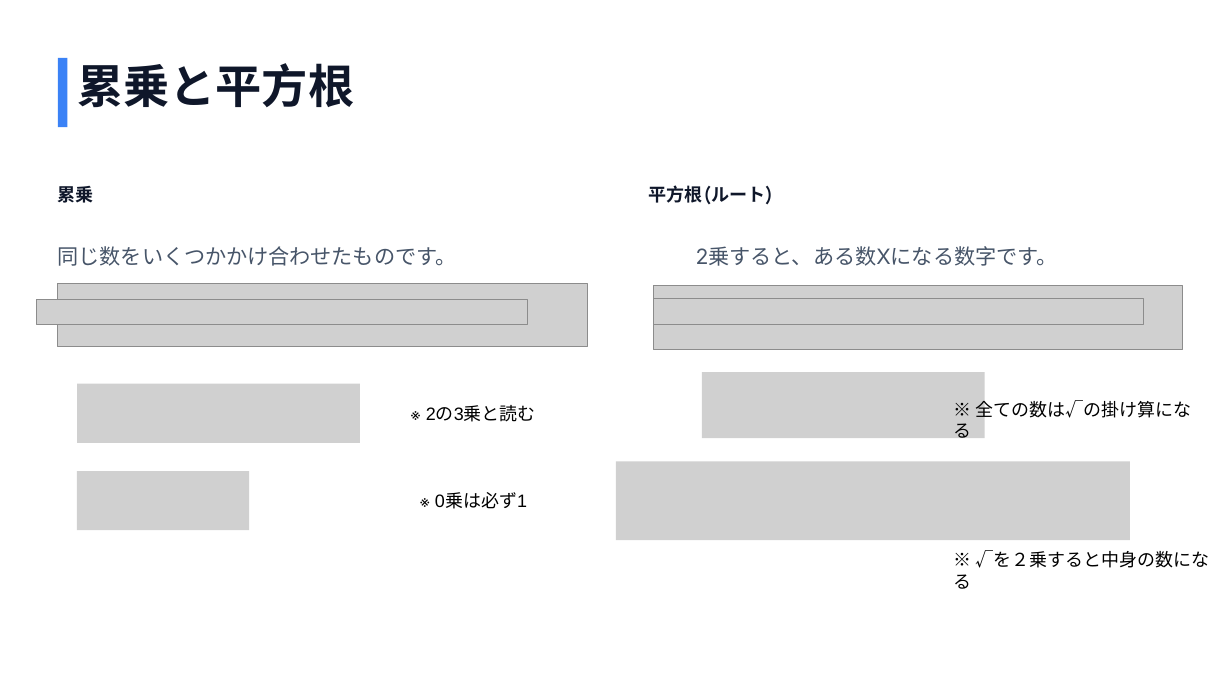
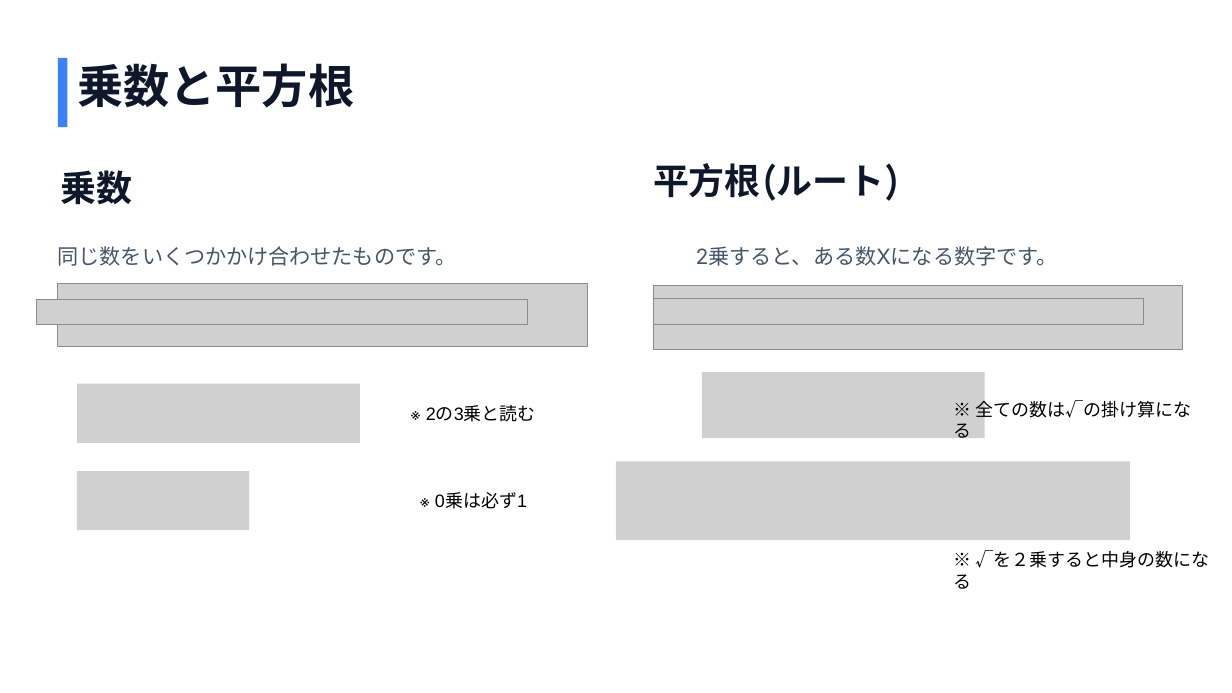
Before and after one commit to asohiroto/GameMath, a slide deck: slide 16 of 01.数学基礎/01.数学基礎.pptx (slide 11 before the commit). Drawn at 1232x693 pixels with LibreOffice and Linux fonts; fonts in the diff are those of the drawing; grey boxes stand for pictures. Boxes give left, top, right and bottom in pixels: in the first picture for what was removed or moved away, otherwise in the second. Text is boxed around its words. In the diff, an @@ line names an element or a change of style, - is before the commit and + after.

```diff
--- a/01.数学基礎/01.数学基礎.pptx
+++ b/01.数学基礎/01.数学基礎.pptx
@@ text at (77, 63, 354, 108): text changed @@
-累乗と平方根
+乗数と平方根
@@ text at (60, 170, 132, 204): text changed; size 14 to 28 pt @@
-累乗
+乗数
@@ text "平方根(ルート)": place and size @@
-text "平方根(ルート)" at (649, 185, 773, 205)
+text "平方根(ルート)" at (653, 163, 901, 201)
@@ text "平方根(ルート)" at (653, 163, 901, 201): size 14 to 28 pt @@
```
Also in this commit, not shown: 3 other slides changed, 7 slides added, 2 other files.
